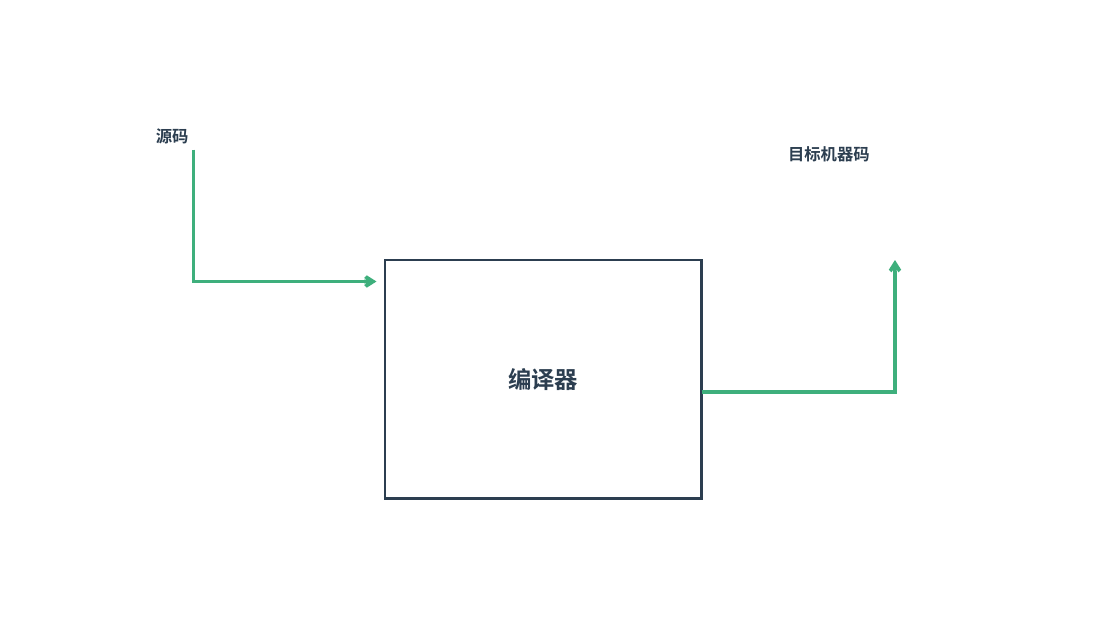
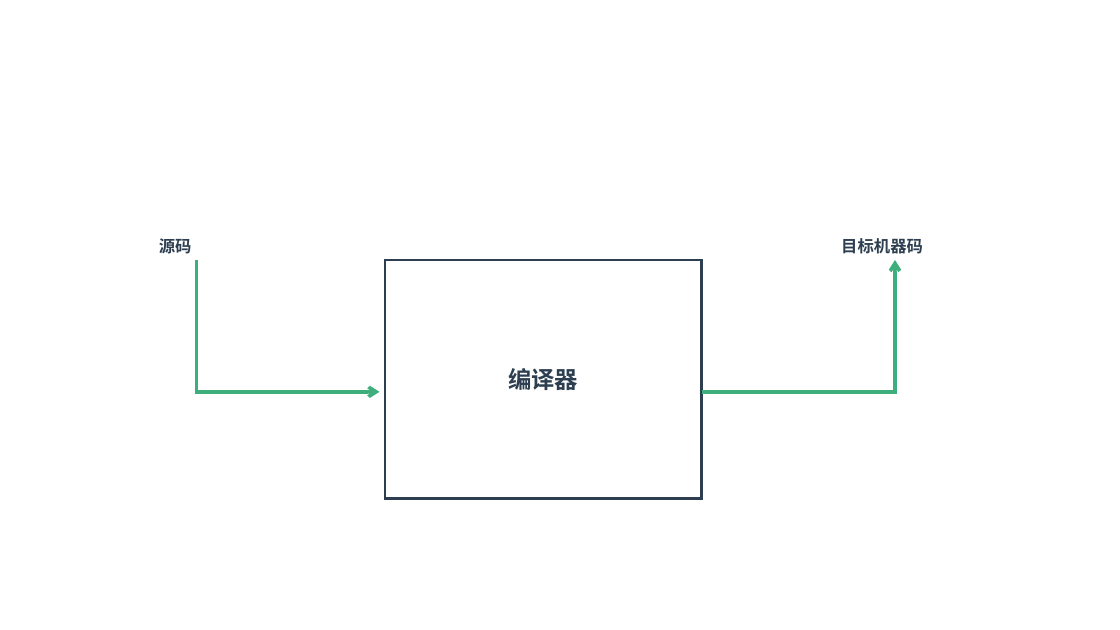
Before and after one commit to zaiqiang-dong/zaiqiang, a slide deck: slide 3 of docs/tools/builder/common/front-backend/front-backend.pptx. Drawn at 1120x630 pixels with LibreOffice and Linux fonts; fonts in the diff are those of the drawing. Boxes give left, top, right and bottom in pixels: in the first picture for what was removed or moved away, otherwise in the second. Text is boxed around its words. In the diff, an @@ line names an element or a change of style, - is before the commit and + after.

```diff
--- a/docs/tools/builder/common/front-backend/front-backend.pptx
+++ b/docs/tools/builder/common/front-backend/front-backend.pptx
@@ text "源码": place and size @@
-text "源码" at box(156, 128, 189, 144)
+text "源码" at box(159, 238, 192, 254)
@@ text "目标机器码": place and size @@
-text "目标机器码" at box(788, 146, 870, 162)
+text "目标机器码" at box(841, 238, 923, 254)
@@ elbow arrow moved from (193, 150) - (376, 281) to (197, 260) - (380, 392) @@
```
Also in this commit, not shown: 8 other files.
